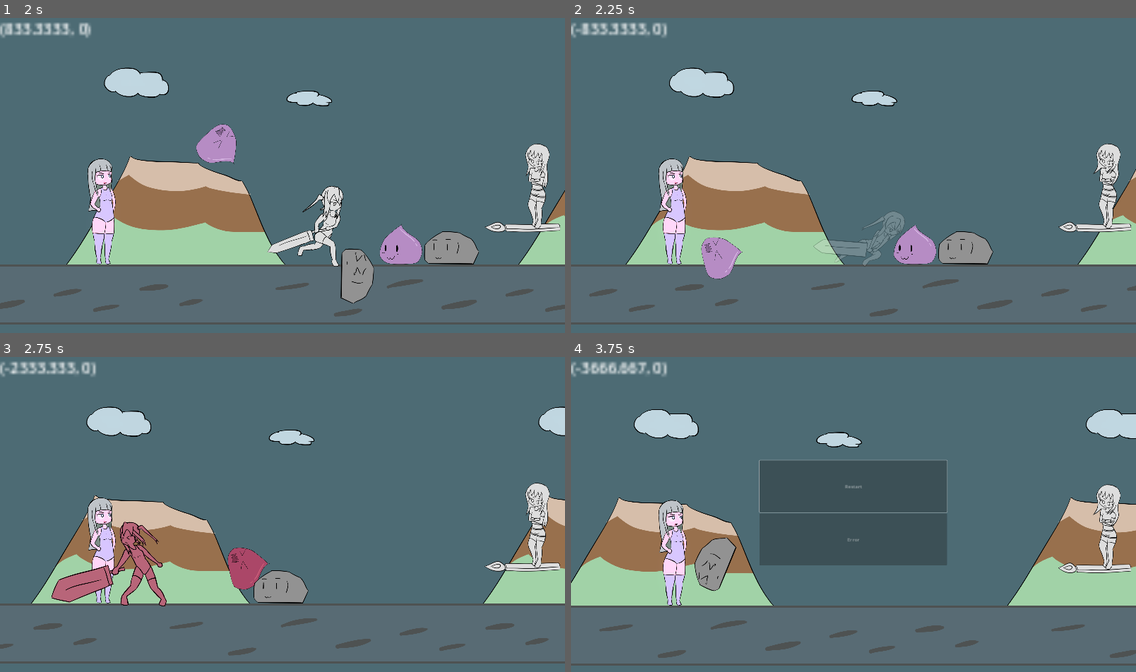
Above: before the commit, frames 1-4 (two rows, left to right).
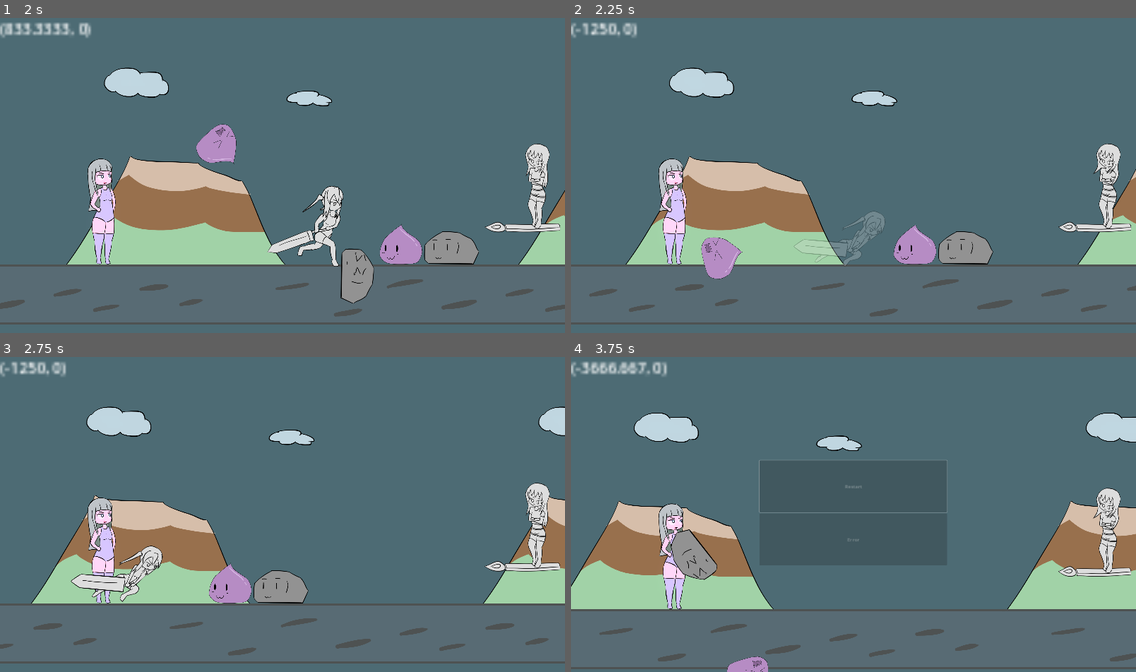
Above: after the commit, the same moments.

Repository: BeatMil/Animurun
Game: Godot game, scene res://Scenes/Forest.tscn
The game is run twice, just before and just after one commit, with the same random seed, the same clock (stepped at 60 frames per second) and the same inputs.
Inputs:
- Up to frame 1 (2 s): hold J (attack) 0.53-1.28 s; hold D (move_right) from 0.53 s (still down); tap Space (jump) at 0.77, 1.52 s; tap K (block) at 1.35 s
- Up to frame 2 (2.25 s): release D (move_right) at 2.03 s; hold A (move_left) from 2.03 s (still down); hold L (dodge) from 2.03 s (still down)
- Up to frame 3 (2.75 s): keep holding A (move_left); keep holding L (dodge)
- Up to frame 4 (3.75 s): release A (move_left) at 2.78 s; release L (dodge) at 2.78 s; hold D (move_right) from 2.78 s (still down); tap J (attack) at 2.85 s; tap Space (jump) at 3.02 s; hold K (block) from 3.53 s (still down)

Frame 1 is identical in both runs. In frame 2, 1.2% of the frame differs, in the area x 1-59%, y 1-79%; in frame 3, 3.6%; in frame 4, 9.0%, in the area x 0-100%, y 16-100%.

Commit message:
Increase movement speed while dodging

Diff:
--- a/scripts/Chiichan.gd
+++ b/scripts/Chiichan.gd
@@ -95,6 +95,8 @@
 	var calculated_speed = speed
 	if state == States.ATTACKING:
 		calculated_speed = speed / 2
+	elif state == States.DODGING:
+		calculated_speed = speed * 1.5
 	velocity = Vector2(-calculated_speed * delta, velocity.y)
 
 
@@ -102,6 +104,8 @@
 	var calculated_speed = speed
 	if state == States.ATTACKING:
 		calculated_speed = speed / 2
+	elif state == States.DODGING:
+		calculated_speed = speed * 1.5
 	velocity = Vector2(calculated_speed * delta, velocity.y)
 
 
